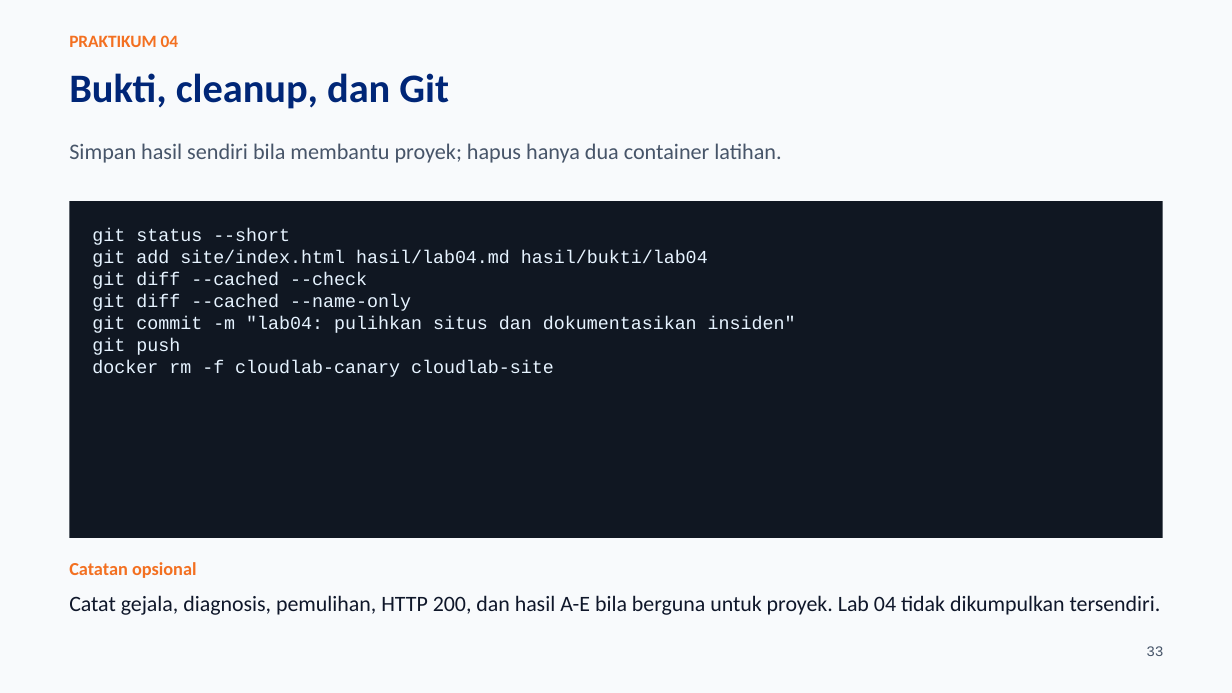
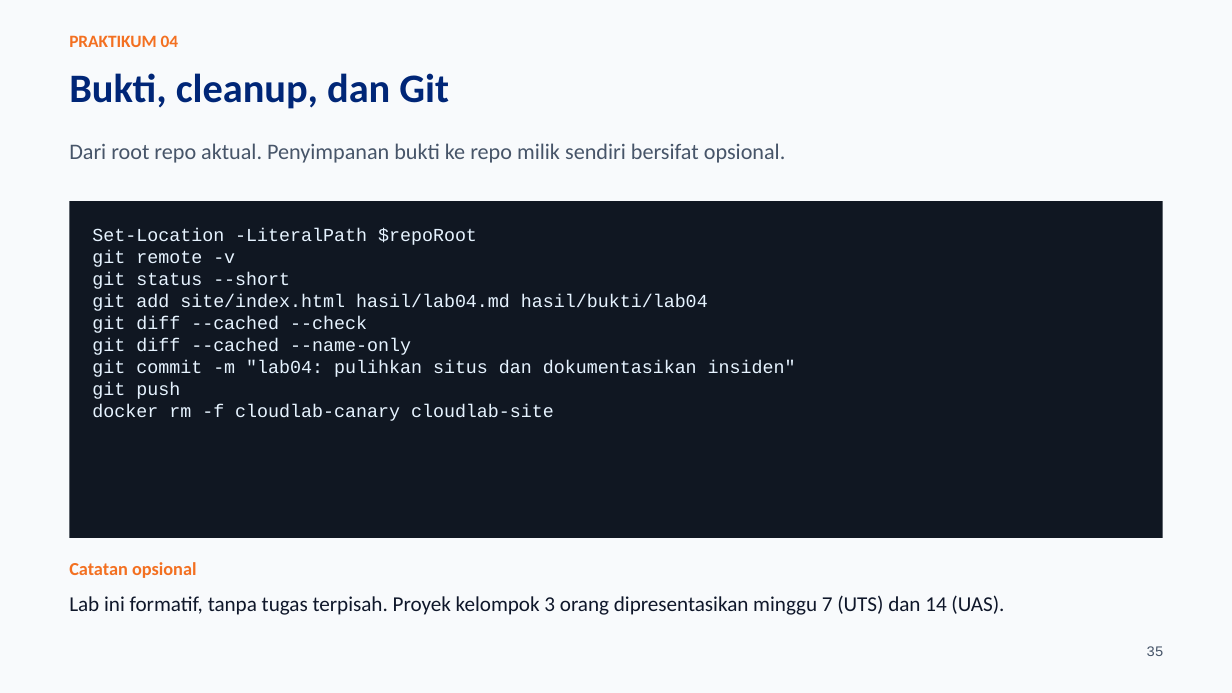
Before and after one commit to SeedFlora/meet4CloudService, a slide deck: slide 35 of slides/LAB04_Docker_Lifecycle_Praktikum.pptx (slide 33 before the commit). Drawn at 1232x693 pixels with LibreOffice and Linux fonts; fonts in the diff are those of the drawing. Boxes give left, top, right and bottom in pixels: in the first picture for what was removed or moved away, otherwise in the second. Text is boxed around its words. In the diff, an @@ line names an element or a change of style, - is before the commit and + after.

Commit message:
Fix Lab 04 mounts for any clone location; update guides, evidence and slides

```diff
--- a/slides/LAB04_Docker_Lifecycle_Praktikum.pptx
+++ b/slides/LAB04_Docker_Lifecycle_Praktikum.pptx
@@ text at (69, 143, 786, 163): text changed @@
-Simpan hasil sendiri bila membantu proyek; hapus hanya dua container latihan.
+Dari root repo aktual. Penyimpanan bukti ke repo milik sendiri bersifat opsional.
@@ text at (92, 228, 477, 267): paragraphs added @@
+Set-Location -LiteralPath $repoRoot
+git remote -v
@@ text at (69, 595, 1004, 615): text changed; size 17.1 to 16.5 pt @@
-Catat gejala, diagnosis, pemulihan, HTTP 200, dan hasil A-E bila berguna untuk proyek. Lab 04 tidak dikumpulkan tersendiri.
+Lab ini formatif, tanpa tugas terpisah. Proyek kelompok 3 orang dipresentasikan minggu 7 (UTS) dan 14 (UAS).
@@ text at (1146, 646, 1163, 656): text changed @@
-33
+35
```
Also in this commit, not shown: 21 other slides changed, 2 slides added, 7 other files.
